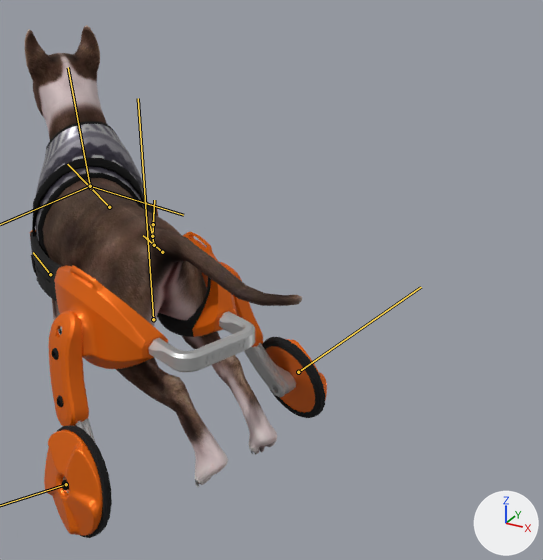
One commit to the glTF model public/assets/models/petwheels/petwheels.gltf: the scene before it, then after it.
Rendered twice from a camera (50 mm lens) standing at (4.09, -6.1, 3.12) and looking at (1.51, -1.4, 0.77). Every picture has the same lights, and +X, +Y and +Z are marked at lower right. Both versions are drawn at frame 120 of the action 'Walk'; the numbers are the values there. The bones that change are drawn over the model as lines.

In view in the first picture: 'Petwheels-ColorAtlas', 'Petwheels-Textured'.
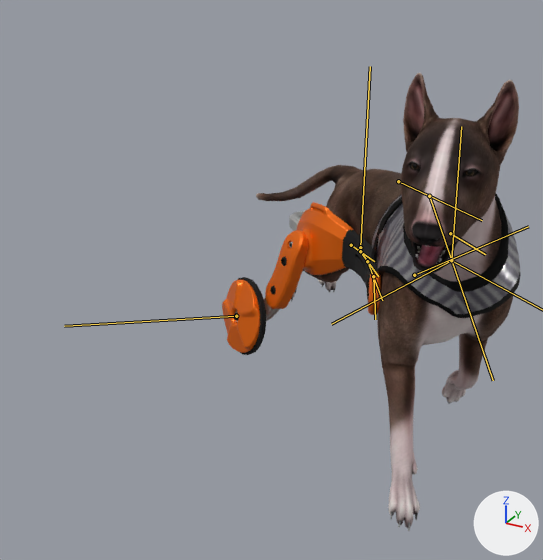
The change in detail:
Bone 'Tail.010' (bone_tail_010) moves from (-5.75, 0.0, 2.95) to (-1.01, 0.0, 4.52).
Bone 'Tail.010' (bone_tail_010) turns from (0, 162, 0) to (0, -32, 0) degrees about its own x, y and z.
Bone 'Back.02' (bone_back_02) turns from (14, -1, -2) to (9, 0, -1) degrees about its own x, y and z.
Bone 'Back.03' (bone_back_03) turns from (14, 4, 1) to (17, 5, 0) degrees about its own x, y and z.
Bone 'Arm.L.01' (bone_arm_l_01) turns from (4, -3, -3) to (4, 10, -10) degrees about its own x, y and z.
Bone 'Neck.01' (bone_neck_01) turns from (-5, 13, 0) to (7, -24, -2) degrees about its own x, y and z.
Bone 'Arm.R.01' (bone_arm_r_01) turns from (3, -5, 7) to (4, 5, 4) degrees about its own x, y and z.
Bone 'Bone' (bone_bone) turns from (0, 121, 0) to (0, -149, 0) degrees about its own x, y and z.
Bone 'Bone.001' (bone_bone_001) turns from (0, 2, 0) to (0, 83, 0) degrees about its own x, y and z.
Bone 'Flex.R.001' (bone_flex_r_001) turns from (0, 0, 4) to (0, 0, 1) degrees about its own x, y and z.
Bone 'Flex.R.002' (bone_flex_r_002) turns from (0, 0, 19) to (0, 0, 11) degrees about its own x, y and z.
Bone 'Flex.R.003' (bone_flex_r_003) turns from (0, 0, 5) to (0, 0, 7) degrees about its own x, y and z.
Bone 'Flex.R.004' (bone_flex_r_004) turns from (0, 0, 0) to (0, 0, 7) degrees about its own x, y and z.
Bone 'Flex.L.002' (bone_flex_l_002) turns from (0, 0, 12) to (0, 0, 10) degrees about its own x, y and z.

What differs and where, as boxes (x1, y1, x2, y2) in the pictures (543 x 560 px):
'Petwheels-Textured', posed
    before: (25, 25, 302, 487)
    after: (256, 73, 520, 531)
'Petwheels-ColorAtlas', posed
    before: (30, 121, 327, 538)
    after: (222, 193, 521, 355)
bone 'Tail.010', root to tip
    before: (153, 319) to (138, 98)
    after: (360, 247) to (370, 66)
bone 'Back.02', root to tip
    before: (109, 207) to (67, 164)
    after: (398, 181) to (482, 220)
bone 'Back.03', root to tip
    before: (90, 187) to (90, 184)
    after: (429, 196) to (493, 380)
bone 'Neck.01', root to tip
    before: (90, 186) to (68, 67)
    after: (451, 260) to (461, 126)
bone 'Arm.R.01', root to tip
    before: (90, 186) to (183, 215)
    after: (451, 260) to (331, 324)
bone 'Bone', root to tip
    before: (298, 372) to (421, 287)
    after: (236, 316) to (64, 326)
bone 'Flex.R.001', root to tip
    before: (162, 252) to (143, 235)
    after: (351, 245) to (374, 261)
bone 'Flex.R.002', root to tip
    before: (154, 245) to (150, 224)
    after: (360, 251) to (378, 276)
bone 'Flex.R.003', root to tip
    before: (152, 236) to (154, 209)
    after: (367, 261) to (382, 300)
bone 'Flex.R.004', root to tip
    before: (153, 224) to (154, 200)
    after: (373, 276) to (375, 319)
bone 'Flex.L.002', root to tip
    before: (50, 274) to (33, 252)
    after: (450, 233) to (485, 254)
